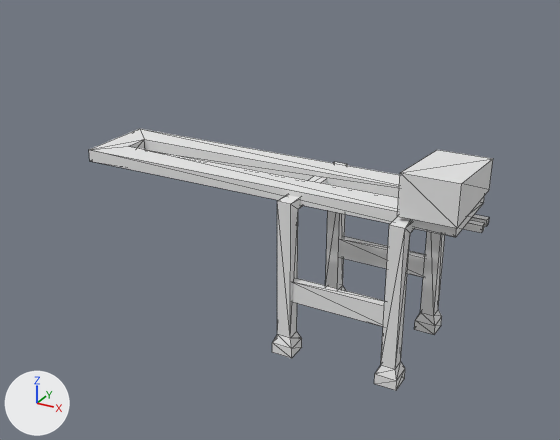
The OBJ model Models/Cranes/zeeKraan.obj: old version first, new version second.
One viewpoint serves both versions: a camera (50 mm lens) standing at (23.6, -58.3, 39.5) and looking at (-8.1, -0.8, 10.7). The axes (+X, +Y, +Z) are drawn at lower left. The lights are the same throughout. Mesh edges are drawn as thin lines. Where no turn or scale is listed for an object, it has been applied to the vertices.

Objects in the first picture: 'Frame_Cube.001'.
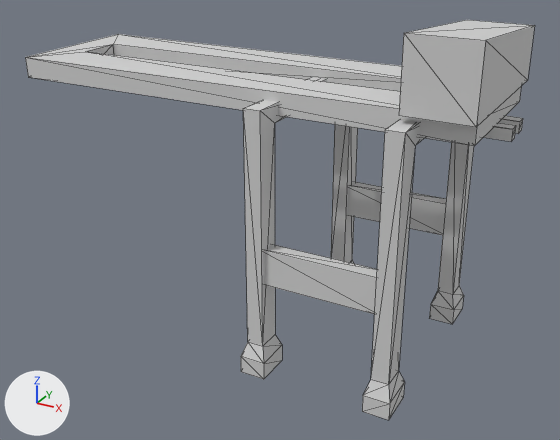
Patch to the scene script:
```diff
--- a/Models/Cranes/zeeKraan.obj.py
+++ b/Models/Cranes/zeeKraan.obj.py
@@ mat_none_002 @@
+mat_none_002 = principled_material('None.002')
+mat_none_002.base_color = (0.64, 0.64, 0.64)  # light grey #d1d1d1
+mat_none_002.roughness = 1.0
@@ me_frame_cube_001 @@
 me_frame_cube_001.from_pydata(...)  # 120 vertices, 196 faces; spans x -28.7..10.5, y -6.0..6.0, z 0.0..18.8
 # used by ob_frame_cube_001; location = (0.0, 0.0, 0.0)
-me_frame_cube_001.materials.append(mat_none)  # white #e7e7e7
+# me_frame_cube_001 part 1: the loose piece of 32 vertices spanning x 4.0..6.0, y -6.0..6.0, z 0.0..14.8 is scaled about the mesh origin by (1.15, 1.67, 1.59), in mat_none_002 (light grey #d1d1d1)
+# me_frame_cube_001 part 2: the loose piece of 32 vertices spanning x -6.0..-4.0, y -6.0..6.0, z 0.0..14.8 is scaled about the mesh origin by (1.15, 1.67, 1.59), in mat_none_002 (light grey #d1d1d1)
+# me_frame_cube_001 part 3: a new loose piece, a box spanning x -32.98..12.02, y 0.56..1.67, z 21.68..22.64, in mat_none_002 (light grey #d1d1d1)
+# me_frame_cube_001 part 4: a new loose piece, a box spanning x -32.98..12.02, y -1.67..-0.56, z 21.68..22.64, in mat_none_002 (light grey #d1d1d1)
+# me_frame_cube_001 part 5: the loose piece of 16 vertices spanning x -27.6..9.2, y -4.0..4.0, z 14.2..15.3 is scaled about the mesh origin by (1.15, 1.67, 1.59), in mat_none_002 (light grey #d1d1d1)
+# me_frame_cube_001 part 6: the loose piece of 8 vertices spanning x 4.6..9.4, y -4.6..4.6, z 15.2..18.8 is scaled about the mesh origin by (1.15, 1.67, 1.59), in mat_none_002 (light grey #d1d1d1)
+# me_frame_cube_001 part 7: the loose piece of 8 vertices spanning x -4.8..4.8, y 4.6..5.4, z 5.4..7.4 is scaled about the mesh origin by (1.15, 1.67, 1.59), in mat_none_002 (light grey #d1d1d1)
+# me_frame_cube_001 part 8: the loose piece of 8 vertices spanning x -4.8..4.8, y -5.4..-4.6, z 5.4..7.4 is scaled about the mesh origin by (1.15, 1.67, 1.59), in mat_none_002 (light grey #d1d1d1)
+# me_frame_cube_001 part 9: the loose piece of 8 vertices spanning x -28.7..10.5, y 0.3..1.0, z 13.6..14.2 is deleted
+# me_frame_cube_001 part 10: the loose piece of 8 vertices spanning x -28.7..10.5, y -1.0..-0.3, z 13.6..14.2 is deleted
+me_frame_cube_001.materials.append(mat_none_002)  # light grey #d1d1d1
```

Where the change shows, as pixel boxes (x1, y1, x2, y2) in the pictures (560 x 440 px; the box of a moved part takes in the faces that stretch with it):
'Frame_Cube.001', reshaped (26% wider, 53% taller): before (89, 129, 493, 390); after (26, 20, 535, 420)
part 1 of me_frame_cube_001, moved or reshaped: before (374, 217, 445, 390); after (362, 120, 474, 420)
part 2 of me_frame_cube_001, moved or reshaped: before (272, 162, 347, 358); after (241, 77, 358, 379)
part 3 of me_frame_cube_001, added: after (498, 116, 523, 133)
part 4 of me_frame_cube_001, added: after (484, 123, 516, 141)
part 5 of me_frame_cube_001, moved or reshaped: before (89, 129, 485, 237); after (26, 34, 521, 146)
part 6 of me_frame_cube_001, moved or reshaped: before (397, 150, 493, 228); after (399, 20, 535, 127)
part 7 of me_frame_cube_001, moved or reshaped: before (339, 236, 425, 277); after (347, 182, 446, 235)
part 8 of me_frame_cube_001, moved or reshaped: before (292, 278, 385, 327); after (264, 244, 377, 314)
part 9 of me_frame_cube_001, deleted: before (470, 215, 489, 227)
part 10 of me_frame_cube_001, deleted: before (463, 220, 485, 233)
